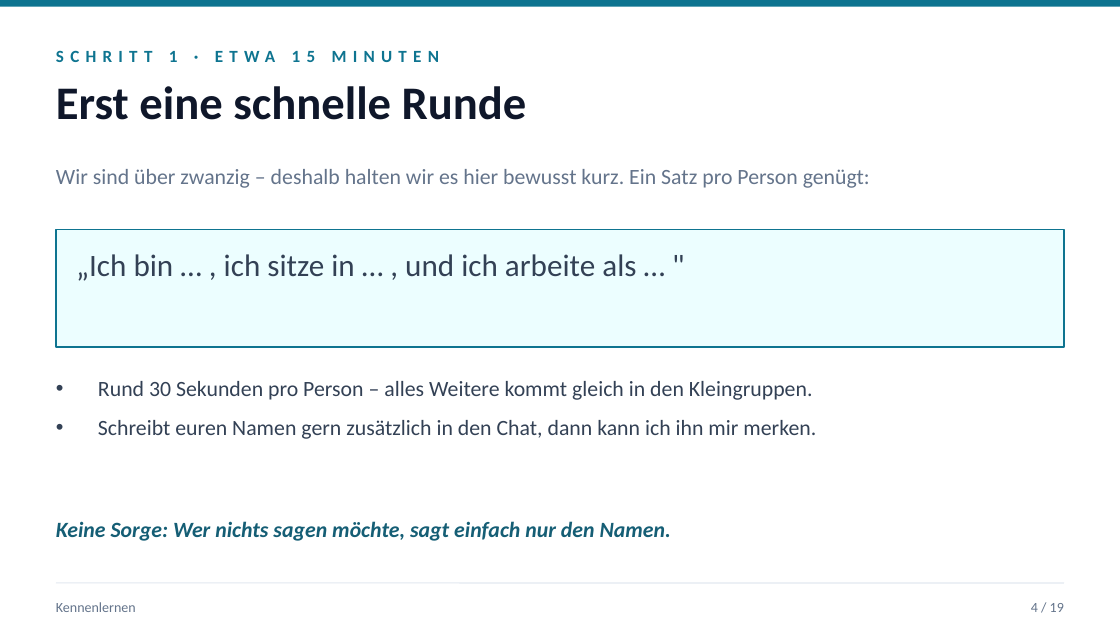
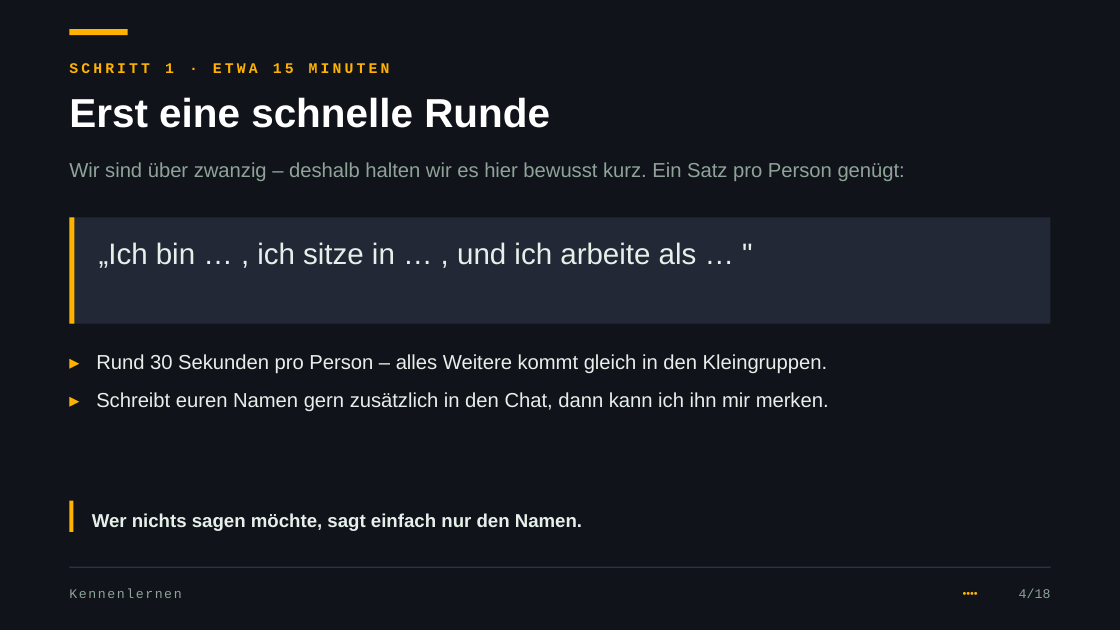
Before and after one commit to JacobMenge/kurs-unterlagen, a slide deck: slide 6 of folien/dist/00-orientierung.pptx. Drawn at 1120x630 pixels with LibreOffice and Linux fonts; fonts in the diff are those of the drawing. Boxes give left, top, right and bottom in pixels: in the first picture for what was removed or moved away, otherwise in the second. Text is boxed around its words. In the diff, an @@ line names an element or a change of style, - is before the commit and + after.

Commit message:
folien: dunkles design im terminal-look, themenfarben, kennzahlen und kapiteltrenner

```diff
--- a/folien/dist/00-orientierung.pptx
+++ b/folien/dist/00-orientierung.pptx
@@ background #FFFFFF to #10131A @@
@@ rectangle removed at bbox=[0, 0, 1120, 7] @@
@@ rectangle added at bbox=[69, 29, 128, 36], fill #FFB300 @@
@@ text "SCHRITT 1 · ETWA 15 ...": place and size @@
-text "SCHRITT 1 · ETWA 15 ..." at bbox=[56, 50, 439, 62]
+text "SCHRITT 1 · ETWA 15 ..." at bbox=[69, 63, 390, 73]
@@ text "SCHRITT 1 · ETWA 15 ..." at bbox=[69, 63, 390, 73]: size 11 to 9.5 pt, font Calibri to Courier New, text colour #0E7490 to #FFB300, letter spacing 4 to 2 pt @@
@@ text "Erst eine schnelle Runde": place and size @@
-text "Erst eine schnelle Runde" at bbox=[56, 86, 527, 120]
+text "Erst eine schnelle Runde" at bbox=[69, 97, 550, 128]
@@ text "Erst eine schnelle Runde" at bbox=[69, 97, 550, 128]: size 30 to 26 pt, font Calibri to Arial, text colour #0F172A to #FFFFFF @@
@@ text "Wir sind über zwanzig – ...": place and size @@
-text "Wir sind über zwanzig – ..." at bbox=[56, 169, 870, 188]
+text "Wir sind über zwanzig – ..." at bbox=[69, 162, 905, 181]
@@ text "Wir sind über zwanzig – ..." at bbox=[69, 162, 905, 181]: size 14 to 13 pt, font Calibri to Arial, text colour #64748B to #8FA398 @@
@@ rectangle: place and size @@
-rectangle at bbox=[56, 230, 1064, 347]
+rectangle at bbox=[69, 217, 1051, 324]
@@ rectangle at bbox=[69, 217, 1051, 324]: fill #ECFEFF to #222835; outline #0E7490 1 pt to none @@
@@ rectangle added at bbox=[69, 217, 74, 324], fill #FFB300 @@
@@ text "„Ich bin … , ich ...": place and size @@
-text "„Ich bin … , ich ..." at bbox=[76, 254, 636, 281]
+text "„Ich bin … , ich ..." at bbox=[99, 242, 697, 268]
@@ text "„Ich bin … , ich ..." at bbox=[99, 242, 697, 268]: size 20 to 19 pt, font Calibri to Arial, text colour #334155 to #E6EFE9 @@
@@ text at bbox=[96, 354, 829, 411]: text changed; size 14 to 13 pt; font Calibri to Arial; text colour #334155 to #E6EFE9 @@
-• Rund 30 Sekunden pro Person – alles Weitere kommt gleich in den Kleingruppen.
-• Schreibt euren Namen gern zusätzlich in den Chat, dann kann ich ihn mir merken.
+▸ Rund 30 Sekunden pro Person – alles Weitere kommt gleich in den Kleingruppen.
+▸ Schreibt euren Namen gern zusätzlich in den Chat, dann kann ich ihn mir merken.
@@ rectangle added at bbox=[69, 501, 74, 532], fill #FFB300 @@
@@ text at bbox=[92, 513, 582, 531]: text changed; size 14 to 12 pt; font Calibri to Arial; text colour #155E75 to #E6EFE9; italic off @@
-Keine Sorge: Wer nichts sagen möchte, sagt einfach nur den Namen.
+Wer nichts sagen möchte, sagt einfach nur den Namen.
@@ line moved from (56, 584) - (1064, 584) to (69, 568) - (1051, 568) @@
@@ line (69, 568) - (1051, 568): stroke #E2E8F0 0.75 pt to #2C3442 0.75 pt @@
@@ text "Kennenlernen": place and size @@
-text "Kennenlernen" at bbox=[56, 602, 136, 612]
+text "Kennenlernen" at bbox=[69, 588, 181, 598]
@@ text "Kennenlernen" at bbox=[69, 588, 181, 598]: size 9 to 8.5 pt, font Calibri to Courier New, text colour #64748B to #8FA398, letter spacing 0 to 1 pt @@
@@ text added at bbox=[698, 579, 978, 608], 7 pt, text #FFB300 @@
+••••
@@ text at bbox=[1019, 588, 1051, 598]: text changed; size 9 to 8.5 pt; font Calibri to Courier New; text colour #64748B to #8FA398 @@
-4 / 19
+4/18
```
Also in this commit, not shown: 22 other slides changed, 11 other files.
